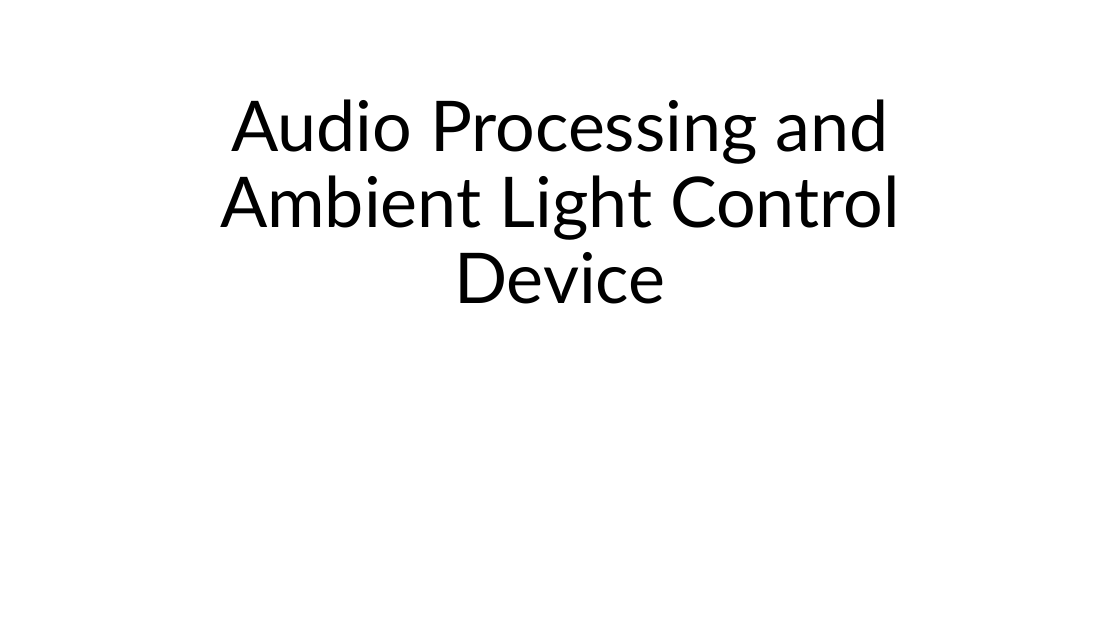
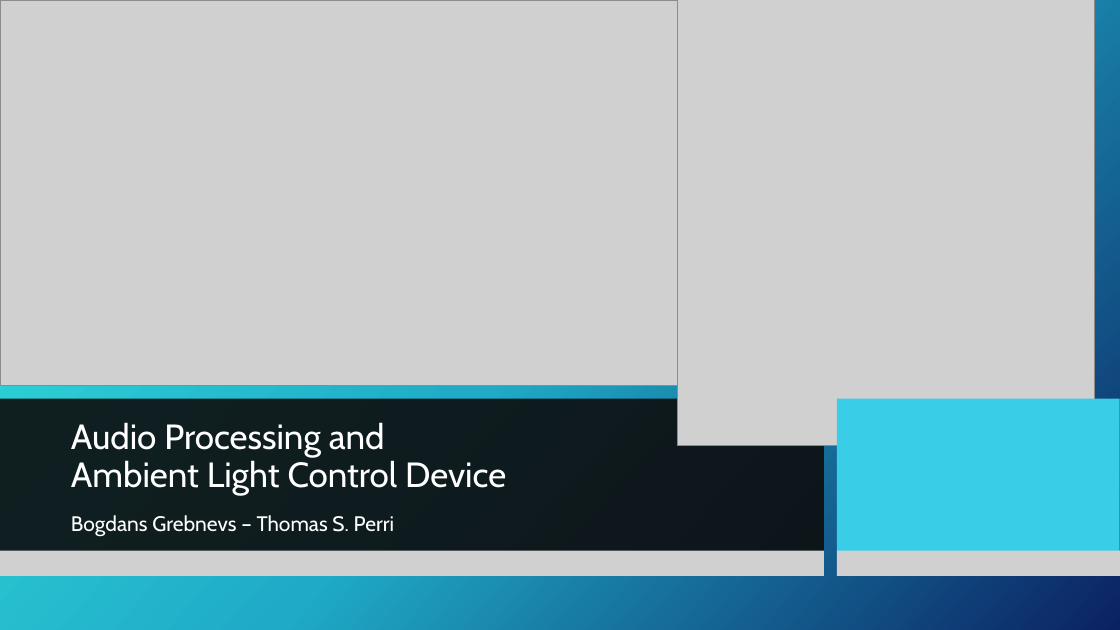
Before and after one commit to Tommy270502/PM3, a slide deck: slide 1 of 2_Assessments/Presentation.pptx. Drawn at 1120x630 pixels with LibreOffice and Linux fonts; fonts in the diff are those of the drawing; grey boxes stand for pictures; background and template pictures are left out. Boxes give left, top, right and bottom in pixels: in the first picture for what was removed or moved away, otherwise in the second. Text is boxed around its words. In the diff, an @@ line names an element or a change of style, - is before the commit and + after.

```diff
--- a/2_Assessments/Presentation.pptx
+++ b/2_Assessments/Presentation.pptx
@@ background #FFFFFF to picture (left out) @@
@@ rectangle added at [0,0,1120,630], fill gradient #36E6DD to #21ABC8 to #0C2263 @@
@@ picture added at [0,0,824,386] @@
@@ picture added at [678,0,1096,445] @@
@@ rectangle added at [0,238,824,391], fill #262626 @@
@@ rectangle added at [837,238,1120,391], fill #39CDE7 @@
@@ rectangle added at [0,399,824,552], fill #0D0D0D at 90% opacity @@
@@ title "Audio Processing and Ambient Light ...": place and size @@
-title "Audio Processing and Ambient Light ..." at [220,99,900,304]
+title "Audio Processing and Ambient Light ..." at [71,422,506,496]
@@ title "Audio Processing and Ambient Light ..." at [71,422,506,496]: size 60 to 30 pt, font Lato to Cabin, text colour #000000 to #FFFFFF; alignment centre to left @@
@@ rectangle added at [837,399,1120,552], fill #39CDE7 @@
@@ subtitle added at [71,515,394,537], 18 pt, text #FFFFFF @@
+Bogdans Grebnevs – Thomas S. Perri
@@ picture added at [0,550,824,576] @@
@@ picture added at [837,550,1120,576] @@
```
Also in this commit, not shown: 5 other slides changed, 1 slide added, 2 slides removed, 1 other file.
